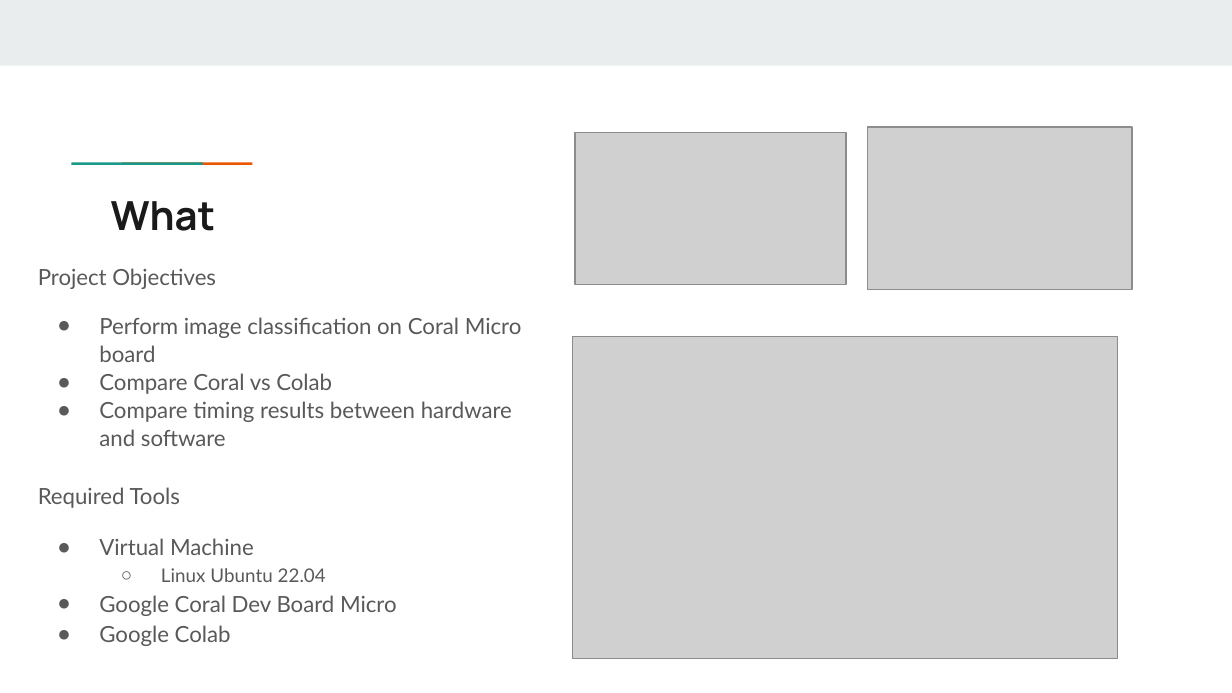
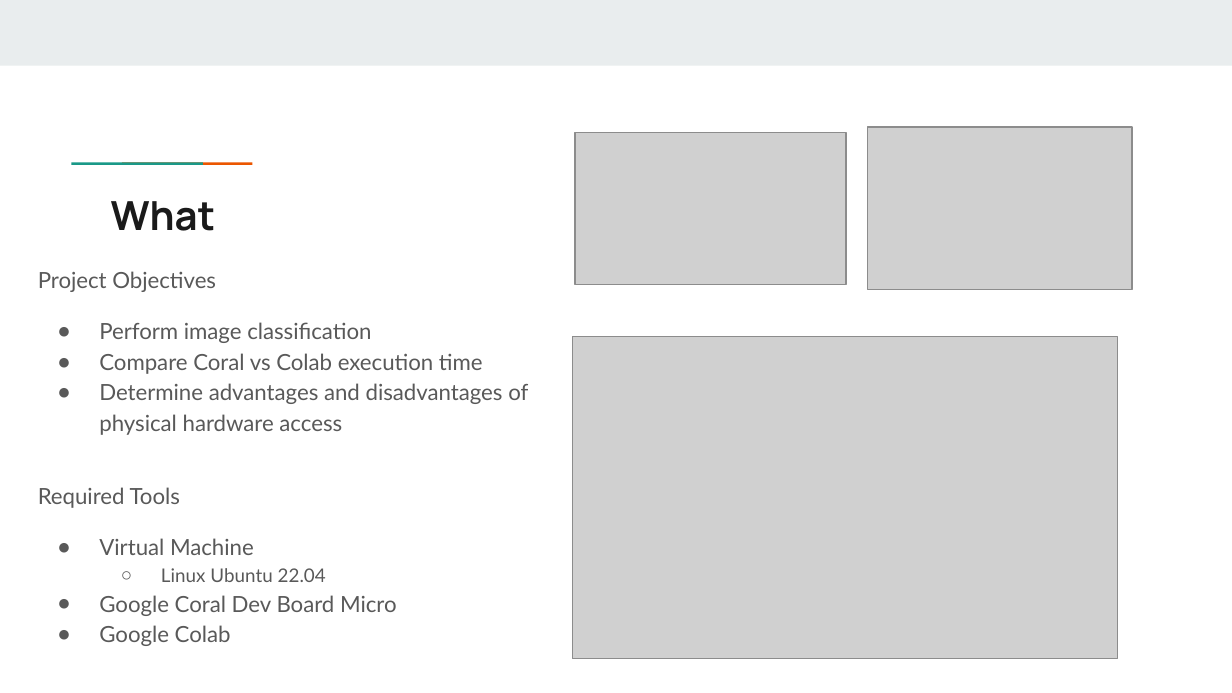
Before and after one commit to hplp/ai-hardware-project-owen-nathan-josiah, a slide deck: slide 3 of Google Coral Micro Final Presentation.pptx. Drawn at 1232x693 pixels with LibreOffice and Linux fonts; fonts in the diff are those of the drawing; grey boxes stand for pictures. Boxes give left, top, right and bottom in pixels: in the first picture for what was removed or moved away, otherwise in the second. Text is boxed around its words. In the diff, an @@ line names an element or a change of style, - is before the commit and + after.

Commit message:
Presentation

```diff
--- a/Google Coral Micro Final Presentation.pptx
+++ b/Google Coral Micro Final Presentation.pptx
@@ text at bbox=[38, 271, 216, 292]: line spacing 1.05 to 1.15 @@
@@ text at bbox=[99, 322, 528, 435]: text changed @@
-● Perform image classification on Coral Micro board
-● Compare Coral vs Colab
-● Compare timing results between hardware and software
+● Perform image classification
+● Compare Coral vs Colab execution time
+● Determine advantages and disadvantages of physical hardware access
```
